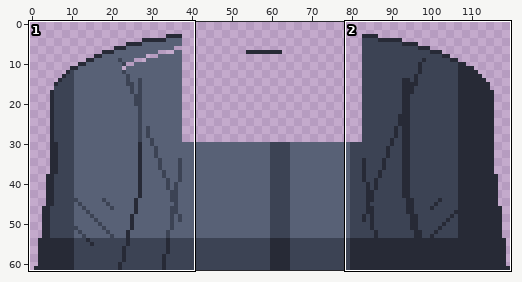
Pixel-art file -- art/src/torso/vet.aseprite. The picture above shows the old version from afar; the outline marks the close-up.
Close-up. Earlier state:
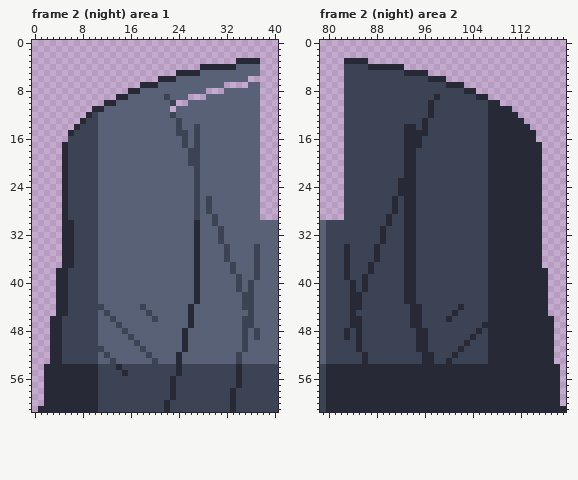
120x62 pixels, 2 frames. Shown: frame 2 (night) area 1: x 0..40, y 0..61; frame 2 (night) area 2: x 79..119, y 0..61. The commit also changed other frames or places, which this record leaves out.
After:
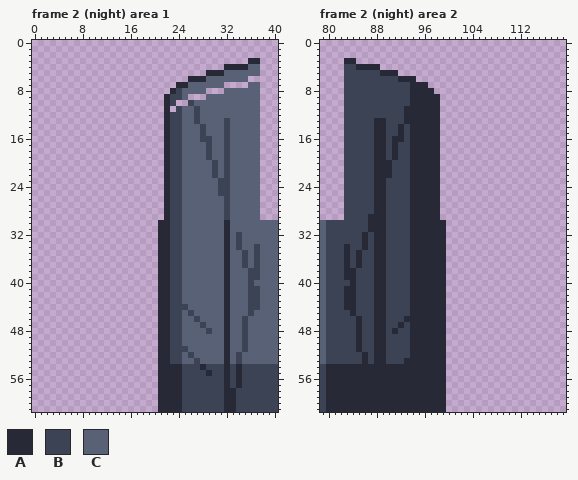
Palette (. is transparent): A #272a36  B #3c4354  C #586176
Edits made:
Changed rows in their new state; - is an unchanged pixel.
Frame 2 (night) area 1:
first column x 1:
 3 ---------------------------------..--
 4 ---------------------------....--AA--
 5 -----------------------.....AAA------
 6 --------------------.....AAA---------
 7 -----------------......AA------------
 8 ---------------.......AB-------------
 9 -------------........ABB-------------
10 -----------..........A---B-----------
11 ---------............A-B--B----------
12 --------.............A-B--B----------
13 -------..............AB---B----B-----
14 ------...............AB---CB---B-----
15 -----................AB-C-CB---B-----
16 -----................ABBC-CBB--B-----
17 ----.................ABBC-C-B--B-----
18 ----.................ABB-CC-B--B-----
19 ----.................ABB-CC-B--B-----
20 ----.................ABB-CC--B-B-----
21 ----.................ABB--C--B-B-----
22 ----.................ABB--C--B-B-----
23 ----.................ABB--C---BB-----
24 ----.................ABB--C---BB-----
25 ----.................ABB--C---BB-----
26 ----.................ABB--C-C--B-----
27 ----.................ABB--C-C--B-----
28 ----.................ABB--C-C--B-----
29 ----.................ABB--C--C-B-----
30 ----................AABB--C--C-A-----
31 ----................AABB--C---CA-----
32 ----................AABB--C---CA-B---
33 ----................AABB--C---CA-B---
34 ----................AABB--C----A-B---
35 ----................AABB--C----A--B--
36 ----................AABB--C----A--B--
37 ----................AABB--C----AC-B--
38 ---.................AABB--C----AC--B-
39 ---.................AABB--C----A-C-B-
40 ---.................AABB--C----A-C---
41 ---.................AABB--C----A-C--B
42 ---.................AABB--C----A--C-B
43 ---.................AABB--C----A--C-B
44 ---.................AABBBC-----A--C-B
45 ---.................AABB-B-----A-----
46 --..................AABB-CB----A---C-
47 --..................AABB-C-B---A---C-
48 --..................AABBC---B--A----C
49 --..................AABBC------A----C
50 --..................AABBC------A-----
51 --..................AABBB------A-----
52 --..................AABB-B-----A-----
53 --..................AABB--B----A-----
54 -...................AAA----A---A-----
55 -...................AAA-----A--A-----
56 -...................AA-A-------A-----
57 -...................AA-A-------A-----
58 -...................AA-A-------A-----
59 -...................AA-A-------A-----
60 -...................A-AA-------A-----
61 ....................A-AA-------A-----
Frame 2 (night) area 2:
first column x 83:
 3 --..---------------------------------
 4 --AA--....---------------------------
 5 ------AAA.....-----------------------
 6 ---------AAA.....--------------------
 7 -----------AAA......-----------------
 8 -----------AAAA.......---------------
 9 -----------AAAA-........-------------
10 -----------AAA-A..........-----------
11 ----------AAAA-A............---------
12 ----------AAAA-A.............--------
13 -----AA---AAA-AA..............-------
14 -----AA--AB-A-AA...............------
15 -----AA--AB---AA................-----
16 -----AA-AAB--AAA................-----
17 -----AA-A-B--AAA.................----
18 -----AA-A-B-AAAA.................----
19 -----AA-A-B-AAAA.................----
20 -----AAA--B-AAAA.................----
21 -----AAA--B-AAAA.................----
22 -----AAA--B-AAAA.................----
23 -----AA--BB-AAAA.................----
24 -----AA--BB-AAAA.................----
25 -----AA--BB-AAAA.................----
26 -----AA-B-B-AAAA.................----
27 -----AA-B-B-AAAA.................----
28 -----AA-B-B-AAAA.................----
29 ----AAAB--B-AAAA.................----
30 ----AAAB--B-AAAAA................----
31 ----AA----B-AAAAA................----
32 ---A-A----B-AAAAA................----
33 ---A-A----B-AAAAA................----
34 ---A--A---B-AAAAA................----
35 --A---A---B-AAAAA................----
36 --A---A---B-AAAAA................----
37 --A-BAA---B-AAAAA................----
38 -A--BAA---B-AAAAA.................---
39 -A-B-AA---B-AAAAA.................---
40 ---B-AA---B-AAAAA.................---
41 A--B-AA---B-AAAAA.................---
42 A-B--AA---B-AAAAA.................---
43 A-B--AA---B-AAAAA.................---
44 A-B--AA------AAAA.................---
45 -----AA------AAAA.................---
46 -B---AA---A--AAAA..................--
47 -B---AA--A---AAAA..................--
48 B----AA-A--A--AAA..................--
49 B----AA----A--AAA..................--
50 -----AA----A--AAA..................--
51 -----AA----A--AAA..................--
52 -----AA----AA--AA..................--
53 -----AA---AAA--AA..................--
54 -----------------...................-
55 -----------------...................-
56 -----------------...................-
57 -----------------...................-
58 -----------------...................-
59 -----------------...................-
60 -----------------...................-
61 -----------------....................
